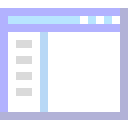
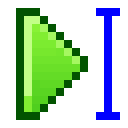
Layered file, before and after one edit (128×128). Changes by layer:
hid "index panel copy" over [0, 8, 128, 120]
added layer "Play cursor" above "Play" over [16, 8, 120, 120]
